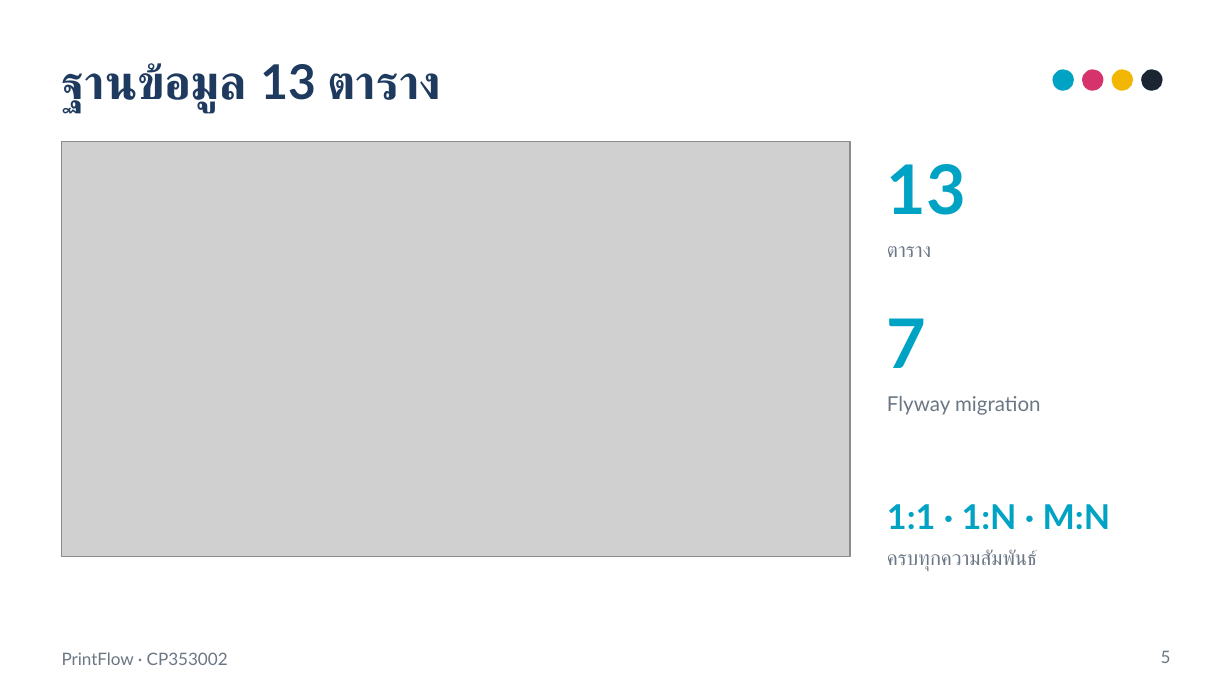
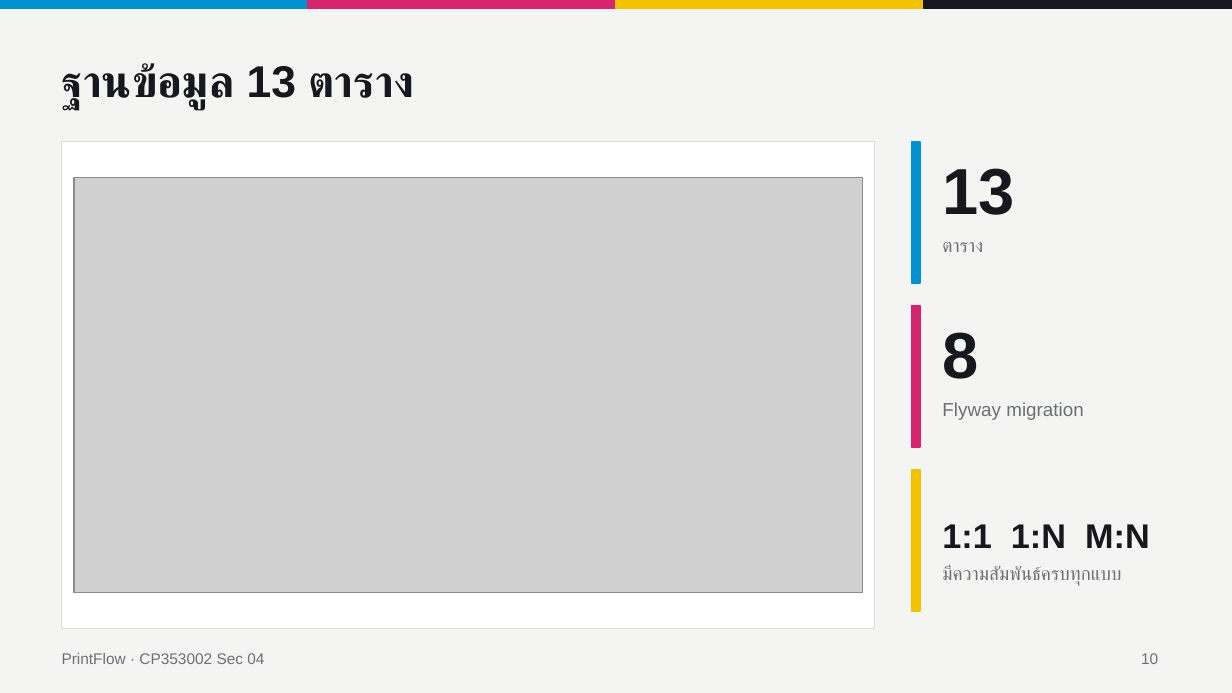
Before and after one commit to bbthecat/Print_shop_final, a slide deck: slide 10 of doc/slide/PrintFlow-presentation.pptx (slide 5 before the commit). Drawn at 1232x693 pixels with LibreOffice and Linux fonts; fonts in the diff are those of the drawing; grey boxes stand for pictures. Boxes give left, top, right and bottom in pixels: in the first picture for what was removed or moved away, otherwise in the second. Text is boxed around its words. In the diff, an @@ line names an element or a change of style, - is before the commit and + after.

```diff
--- a/doc/slide/PrintFlow-presentation.pptx
+++ b/doc/slide/PrintFlow-presentation.pptx
@@ background #FFFFFF to #F4F5F2 @@
@@ rectangle added at (0, 0, 308, 9), fill #0093D0, outline #0093D0 1 pt @@
@@ rectangle added at (308, 0, 616, 9), fill #D6246E, outline #D6246E 1 pt @@
@@ rectangle added at (616, 0, 924, 9), fill #F2C200, outline #F2C200 1 pt @@
@@ rectangle added at (924, 0, 1232, 9), fill #16181D, outline #16181D 1 pt @@
@@ title "ฐานข้อมูล 13 ตาราง" at (62, 63, 414, 109): size 28 to 26 pt, font Lato to Arial, text colour #1F3A5F to #16181D @@
@@ ellipse removed at (1053, 70, 1073, 90) @@
@@ ellipse removed at (1083, 70, 1103, 90) @@
@@ ellipse removed at (1112, 70, 1132, 90) @@
@@ ellipse removed at (1142, 70, 1162, 90) @@
@@ rectangle added at (62, 142, 875, 628), fill #FFFFFF, outline #DCDDD8 0.75 pt @@
@@ rectangle added at (912, 142, 920, 283), fill #0093D0, outline #0093D0 1 pt @@
@@ text "13": place and size @@
-text "13" at (887, 164, 966, 215)
+text "13" at (942, 168, 1014, 215)
@@ text "13" at (942, 168, 1014, 215): size 40 to 38 pt, font Lato to Arial, text colour #00A3C4 to #16181D @@
@@ picture: place and size @@
-picture at (62, 142, 850, 557)
+picture at (74, 177, 862, 593)
@@ text "ตาราง": place and size @@
-text "ตาราง" at (887, 246, 931, 257)
+text "ตาราง" at (942, 242, 983, 252)
@@ text "ตาราง" at (942, 242, 983, 252): size 12 to 11 pt, font Lato to Arial, text colour #6B7785 to #6B6F76; vertical alignment middle to top @@
@@ text removed at (887, 318, 927, 368) @@
-7
@@ rectangle added at (912, 306, 920, 447), fill #D6246E, outline #D6246E 1 pt @@
@@ text added at (942, 332, 978, 379), 38 pt, text #16181D, bold @@
+8
@@ text "Flyway migration" at (942, 402, 1084, 420): size 12 to 11 pt, font Lato to Arial, text colour #6B7785 to #6B6F76; vertical alignment middle to top @@
@@ text "Flyway migration": place and size @@
-text "Flyway migration" at (887, 396, 1041, 415)
+text "Flyway migration" at (942, 402, 1084, 420)
@@ rectangle added at (912, 469, 920, 611), fill #F2C200, outline #F2C200 1 pt @@
@@ text at (942, 524, 1150, 548): text changed; font Lato to Arial; text colour #00A3C4 to #16181D @@
-1:1 · 1:N · M:N
+1:1 1:N M:N
@@ text at (942, 566, 1122, 586): text changed; size 12 to 11 pt; font Lato to Arial; text colour #6B7785 to #6B6F76 @@
-ครบทุกความสัมพันธ์
+มีความสัมพันธ์ครบทุกแบบ
@@ text "มีความสัมพันธ์ครบทุกแบบ" at (942, 566, 1122, 586): vertical alignment middle to top @@
@@ text at (62, 653, 264, 664): text changed; size 10 to 9 pt; font Lato to Arial; text colour #6B7785 to #6B6F76 @@
-PrintFlow · CP353002
+PrintFlow · CP353002 Sec 04
@@ page number added at (1141, 653, 1158, 664), 9 pt, text #6B6F76 @@
+10
@@ page number removed at (1161, 650, 1171, 663) @@
-5
```
Also in this commit, not shown: 11 other slides changed, 9 slides added, 2 slides removed.
